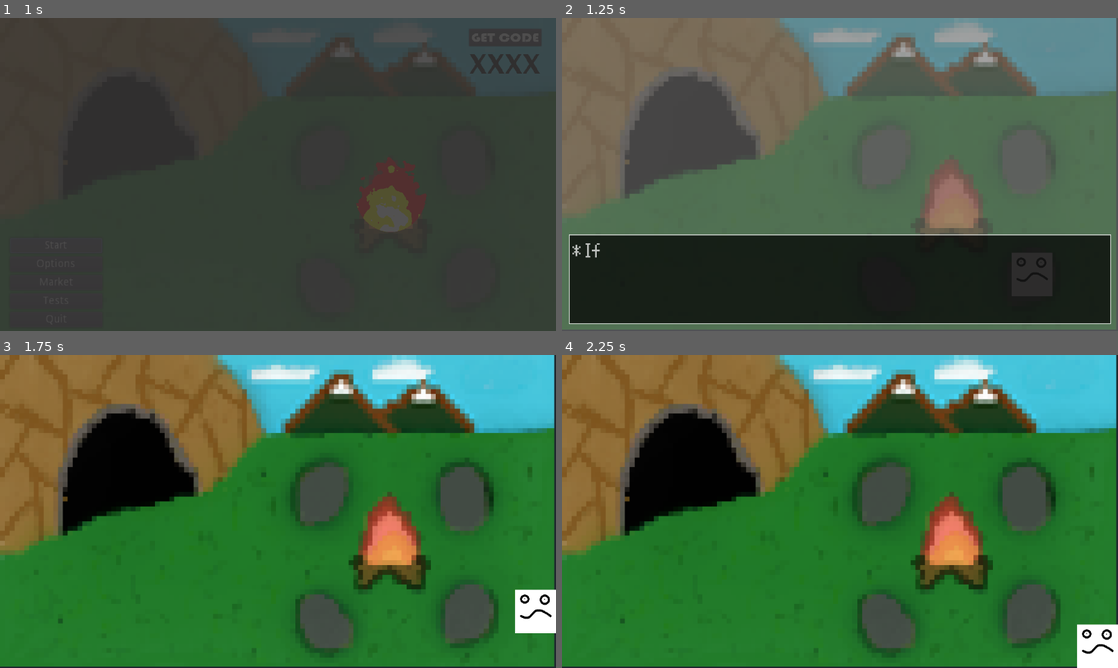
Above: before the commit, frames 1-4 (two rows, left to right).
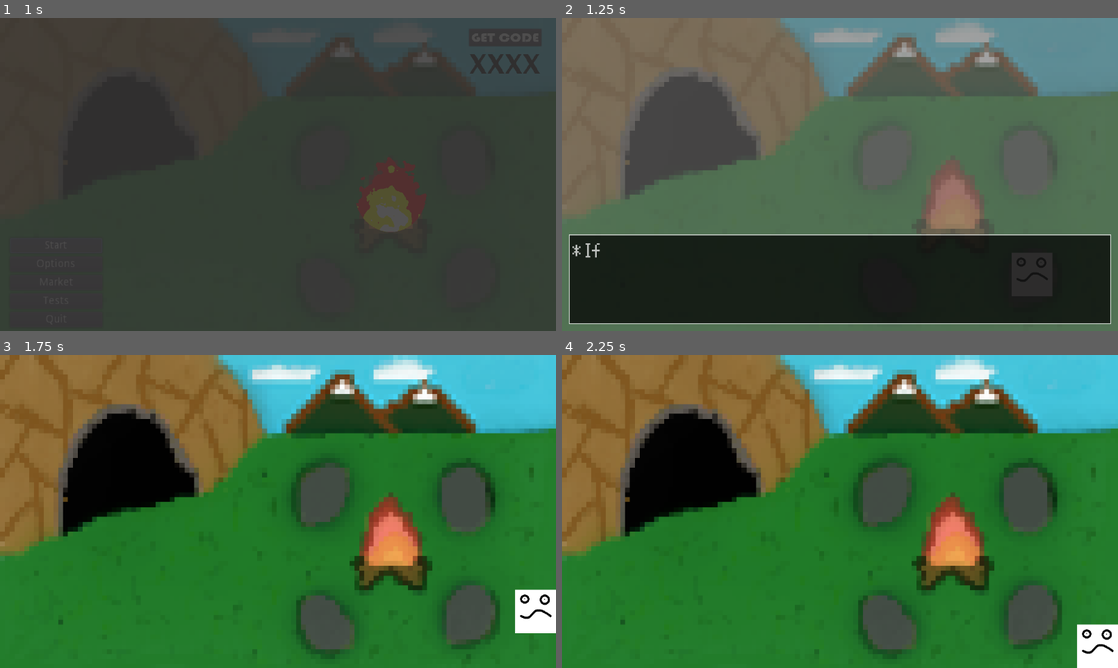
Above: after the commit, the same moments.

Repository: rwyndrum4/MENDAX
Game: Godot game, scene res://Scenes/mainMenu/mainMenu.tscn
The game is run twice, just before and just after one commit, with the same random seed, the same clock (stepped at 60 frames per second) and the same inputs.
Inputs:
- Up to frame 1 (1 s): click "Start" at 0.5 s
- Up to frame 2 (1.25 s): no input
- Up to frame 3 (1.75 s): tap Enter (ui_accept) at 1.25, 1.52 s; hold Right (ui_right) from 1.28 s (still down)
- Up to frame 4 (2.25 s): tap Enter (ui_accept) at 2 s; release Right (ui_right) at 2.03 s; hold Down (ui_down) from 2.03 s (still down)

Frame 1 is identical in both runs. In frame 2, 1.1% of the frame differs, in the area x 0-100%, y 0-100%; in frame 3, 3.0%; in frame 4, 3.0%.

Commit message:
minor change to start scene res

Diff:
--- a/game/Scenes/startArea/startArea.tscn
+++ b/game/Scenes/startArea/startArea.tscn
@@ -19,8 +19,8 @@
 [node name="TextureRect" type="TextureRect" parent="."]
 anchor_right = 1.0
 anchor_bottom = 1.0
-margin_right = -286.0
-margin_bottom = -35.0
+margin_right = 4.0
+margin_bottom = 3.0
 rect_scale = Vector2( 0.997, 0.996 )
 texture = ExtResource( 1 )
 stretch_mode = 1
